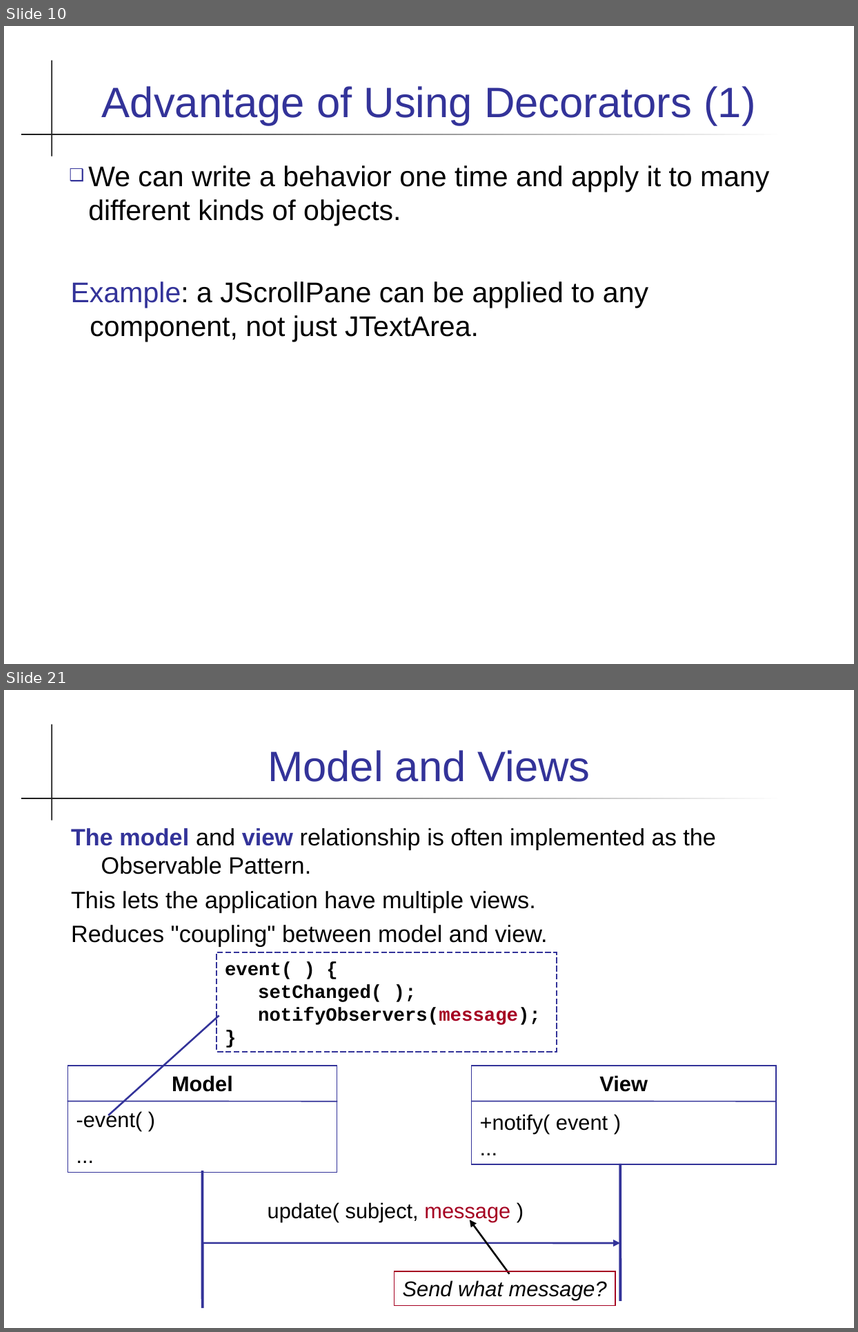
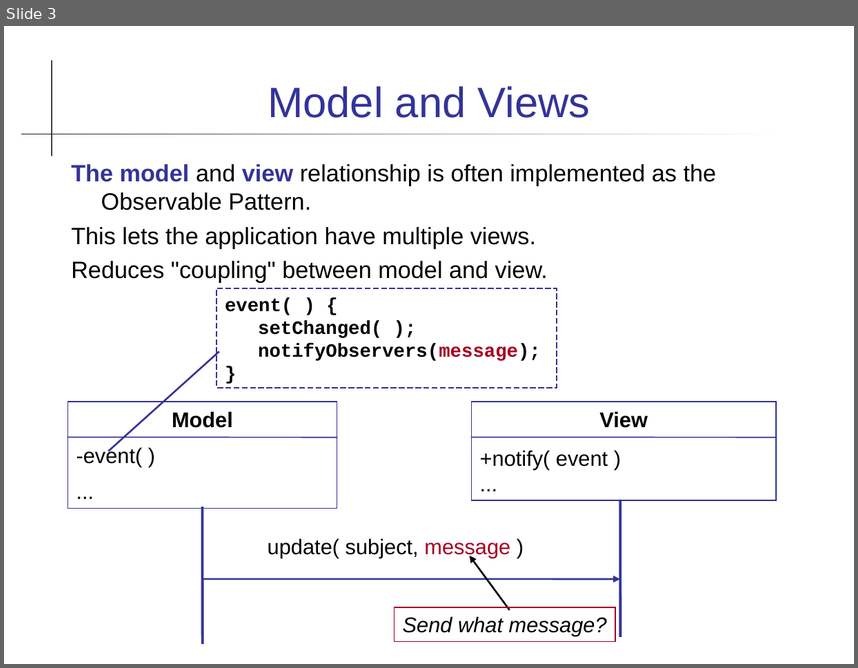
Before and after one commit to skeoop/skeoop.github.io, a slide deck: patterns/MVC Pattern.ppt. Shown one above the other, each under a label of ours: slides 10 and 21 before the commit, slide 3 after it; the slides between them are not shown. The pictures are 858x1332 and 858x668 pixels, drawn with LibreOffice and Linux fonts; fonts in the diff are those of the drawing. Boxes give left, top, right and bottom in pixels: in the first picture for what was removed or moved away, otherwise in the second. Text is boxed around its words. In the diff, an @@ line names an element or a change of style, - is before the commit and + after.

Commit message:
update many PDFs

```diff
--- a/patterns/MVC Pattern.ppt
+++ b/patterns/MVC Pattern.ppt
@@ slide 10 removed at [4,26,854,664], background #FFFFFF; not listed: 2 template elements that a slide beside it also shows @@
@@ title removed at [102,86,755,125] @@
-Advantage of Using Decorators (1)
@@ text removed at [71,165,769,342] @@
-❑ We can write a behavior one time and apply it to many different kinds of objects.
-Example: a JScrollPane can be applied to any component, not just JTextArea.
@@ what was slide 21 is now slide 3 @@
```
Also in this commit, not shown: 2 slides changed, 17 other slides removed, 36 other files.
